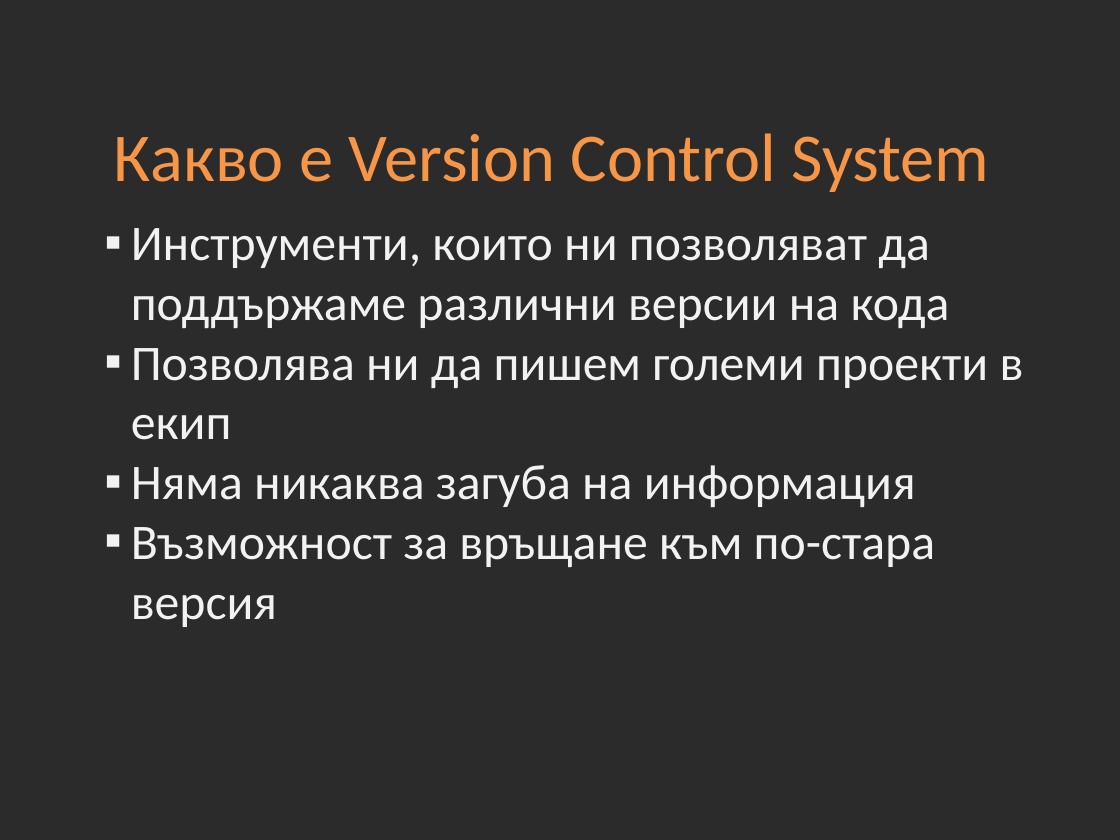
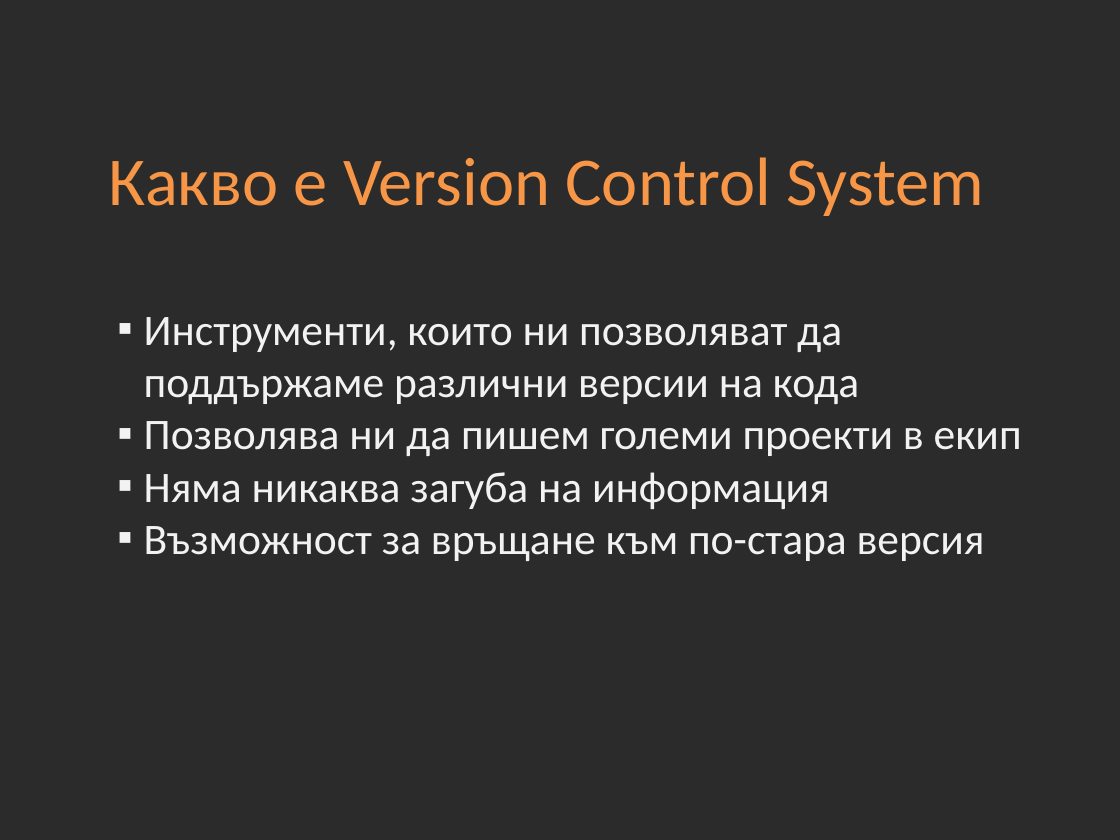
Before and after one commit to Academy-Soft-Intellect/PHP-MySQL-Course, a slide deck: slide 2 of slides/01-Version-Control-Systems.pptx. Drawn at 1120x840 pixels with LibreOffice and Linux fonts; fonts in the diff are those of the drawing; background and template pictures are left out; a plain dark background stands for a picture behind light text. Boxes give left, top, right and bottom in pixels: in the first picture for what was removed or moved away, otherwise in the second. Text is boxed around its words. In the diff, an @@ line names an element or a change of style, - is before the commit and + after.

Commit message:
Update VCS slides

```diff
--- a/slides/01-Version-Control-Systems.pptx
+++ b/slides/01-Version-Control-Systems.pptx
@@ text "Какво е Version Control System": place and size @@
-text "Какво е Version Control System" at (114,133,990,192)
+text "Какво е Version Control System" at (108,157,984,216)
@@ text "Инструменти, които ни позволяват да ...": place and size @@
-text "Инструменти, които ни позволяват да ..." at (131,228,1024,627)
+text "Инструменти, които ни позволяват да ..." at (144,317,1022,561)
@@ text "Инструменти, които ни позволяват да ..." at (144,317,1022,561): size 32 to 28 pt @@
```
Also in this commit, not shown: 1 other slide changed.
